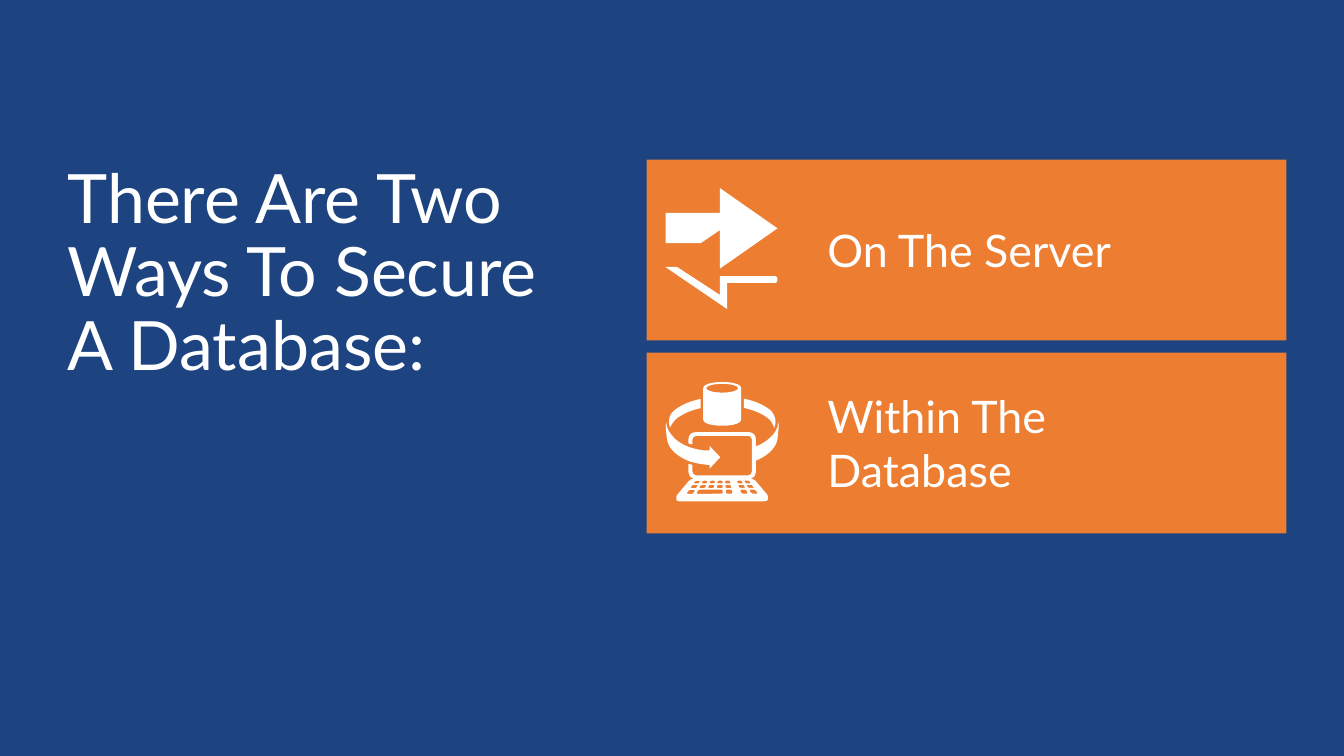
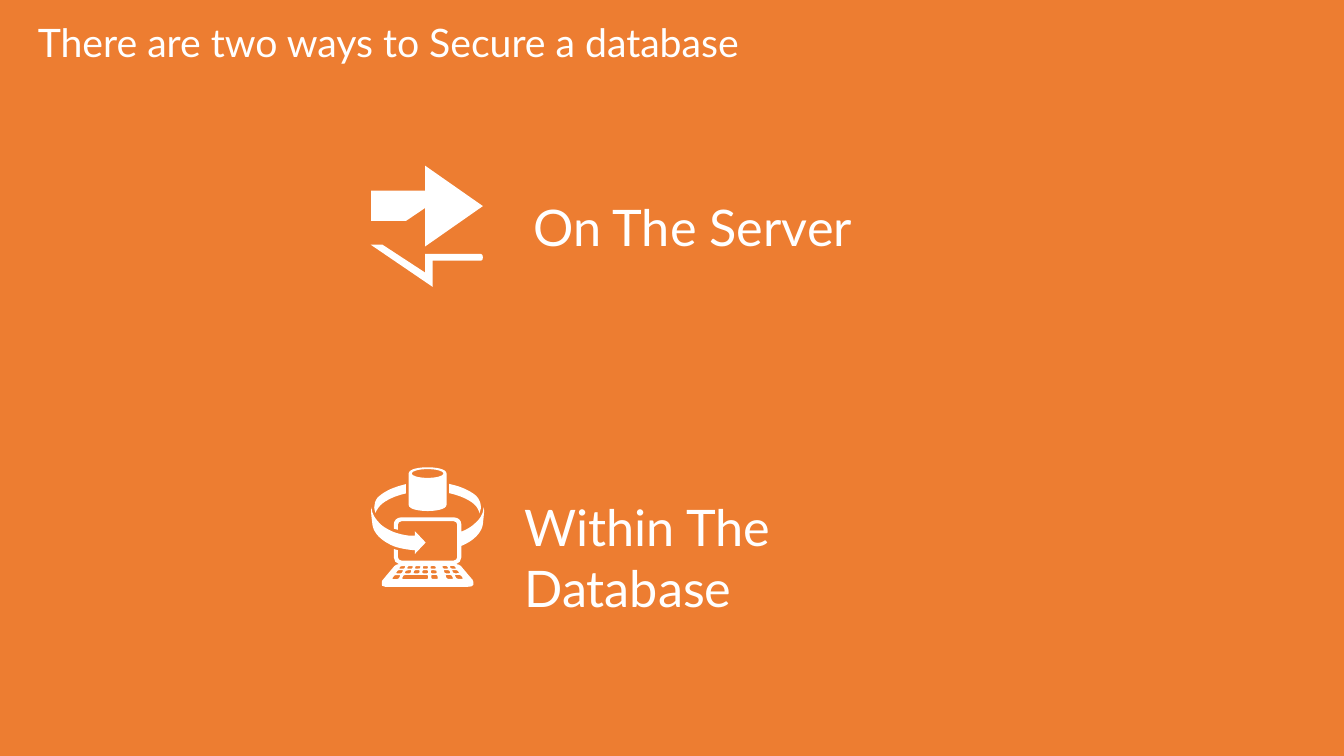
Before and after one commit to sack212/BasicAzureCamp, a slide deck: slide 34 of Data/Data.pptx (slide 19 before the commit). Drawn at 1344x756 pixels with LibreOffice and Linux fonts; fonts in the diff are those of the drawing; background and template pictures are left out. Boxes give left, top, right and bottom in pixels: in the first picture for what was removed or moved away, otherwise in the second. Text is boxed around its words. In the diff, an @@ line names an element or a change of style, - is before the commit and + after.

```diff
--- a/Data/Data.pptx
+++ b/Data/Data.pptx
@@ background picture (left out) to #ED7D31 @@
@@ text "There are two ways to ..." at (x1=38, y1=28, x2=739, y2=64): vertical alignment top to middle @@
@@ text at (x1=38, y1=28, x2=739, y2=64): text changed; size 48.6 to 28 pt @@
-There Are Two
-Ways To Secure
-A Database:
+There are two ways to Secure a database
@@ freeform shape moved from (x1=665, y1=189, x2=778, y2=310) to (x1=371, y1=165, x2=484, y2=286) @@
@@ rounded rectangle removed at (x1=647, y1=159, x2=1288, y2=340) @@
@@ text "On The Server" moved from (x1=827, y1=234, x2=1111, y2=268) to (x1=533, y1=209, x2=852, y2=247) @@
@@ text "On The Server" at (x1=533, y1=209, x2=852, y2=247): size 32 to 36 pt @@
@@ rounded rectangle moved from (x1=647, y1=353, x2=1288, y2=533) to (x1=352, y1=438, x2=992, y2=618) @@
@@ freeform shape moved from (x1=665, y1=382, x2=778, y2=502) to (x1=371, y1=468, x2=484, y2=588) @@
@@ text "Within The Database" at (x1=524, y1=509, x2=770, y2=608): size 32 to 36 pt @@
@@ text "Within The Database" moved from (x1=827, y1=400, x2=1046, y2=488) to (x1=524, y1=509, x2=770, y2=608) @@
```
Also in this commit, not shown: 79 other slides changed, 21 slides added.
